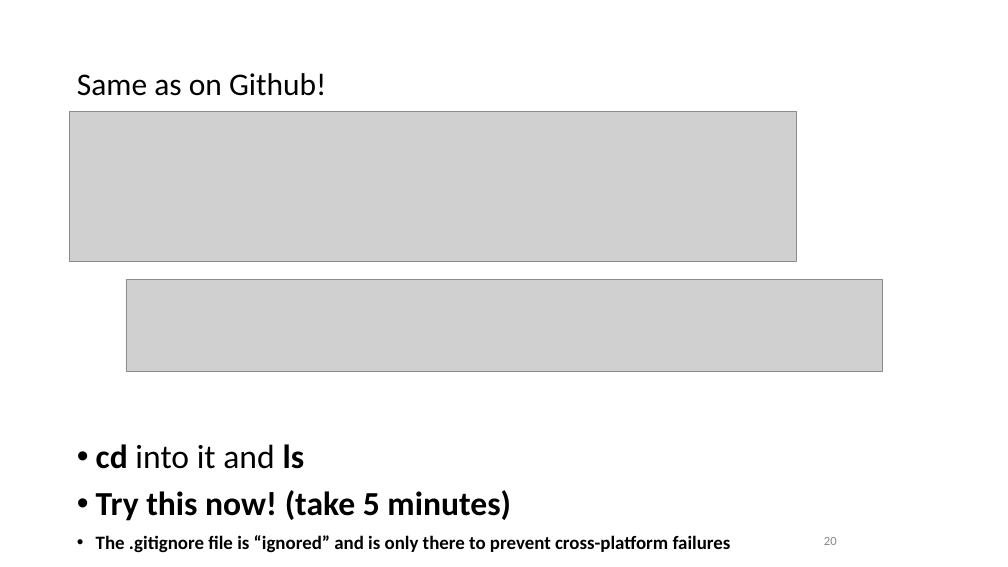
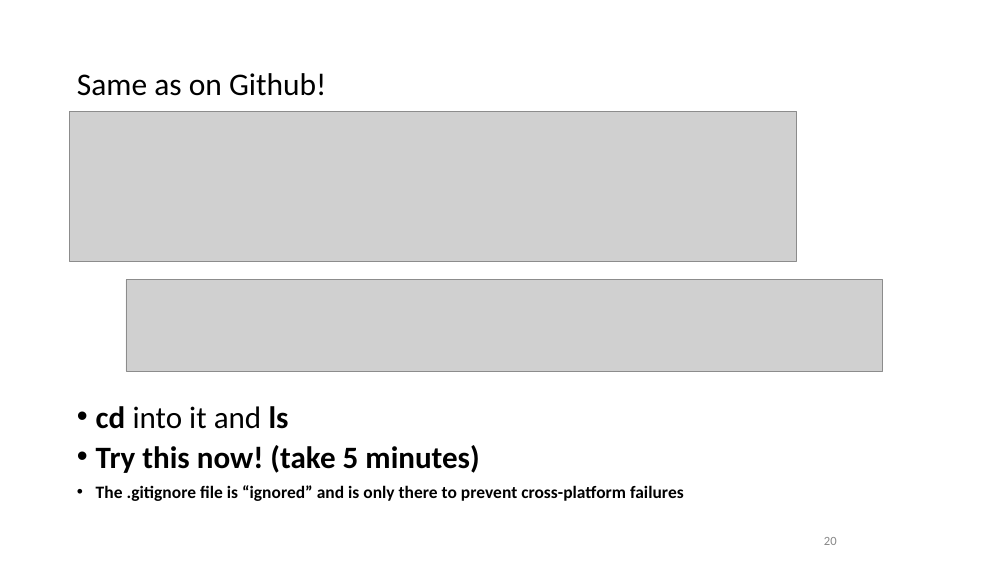
Before and after one commit to sinanuozdemir/sfdat22, a slide deck: slide 20 of slides/02_git.pptx. Drawn at 1008x567 pixels with LibreOffice and Linux fonts; fonts in the diff are those of the drawing; grey boxes stand for pictures. Boxes give left, top, right and bottom in pixels: in the first picture for what was removed or moved away, otherwise in the second. Text is boxed around its words. In the diff, an @@ line names an element or a change of style, - is before the commit and + after.

```diff
--- a/slides/02_git.pptx
+++ b/slides/02_git.pptx
@@ text "cd into it and ls" at (96,406,684,501): size 32 to 29.6 pt in "cd into it and ls", "Try this now! (take 5 minutes)"; size 18 to 16.6 pt in "The .gitignore file is “ignored” and is ..."; line spacing 0.9 to 0.8 @@
```
Also in this commit, not shown: 8 other slides changed, 1 slide added, 2 other files.
